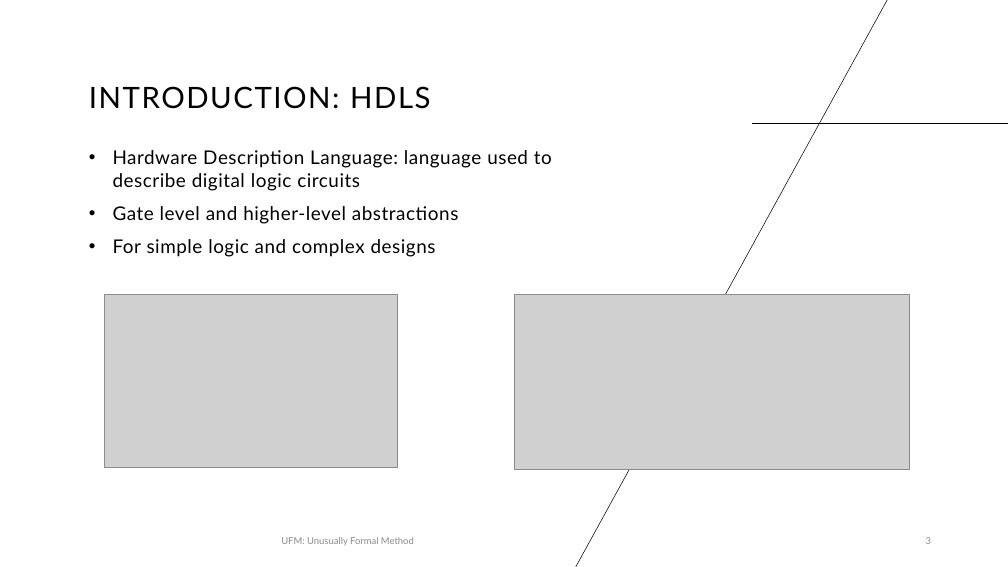
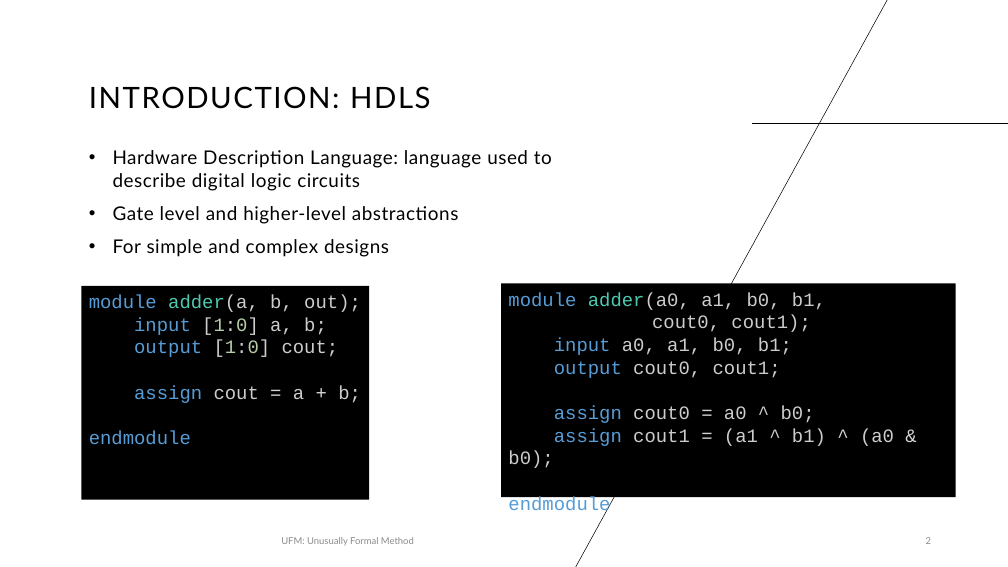
Before and after one commit to murrowow/verilog_program_verifier, a slide deck: slide 2 of Unusually Formal Method.pptx (slide 3 before the commit). Drawn at 1008x567 pixels with LibreOffice and Linux fonts; fonts in the diff are those of the drawing; grey boxes stand for pictures. Boxes give left, top, right and bottom in pixels: in the first picture for what was removed or moved away, otherwise in the second. Text is boxed around its words. In the diff, an @@ line names an element or a change of style, - is before the commit and + after.

```diff
--- a/Unusually Formal Method.pptx
+++ b/Unusually Formal Method.pptx
@@ text at <box>113,239,389,257</box>: text changed @@
-• For simple logic and complex designs
+• For simple and complex designs
@@ rectangle added at <box>82,286,370,500</box>, fill #000000, 18 pt, text #569CD6 @@
+module adder(a, b, out);
+input [1:0] a, b;
+output [1:0] cout;
+assign cout = a + b;
+endmodule
@@ picture removed at <box>104,295,399,468</box> @@
@@ rectangle added at <box>501,284,956,498</box>, fill #000000, 18 pt, text #CCCCCC @@
+module adder(a0, a1, b0, b1,
+cout0, cout1);
+input a0, a1, b0, b1;
+output cout0, cout1;
+assign cout0 = a0 ^ b0;
+assign cout1 = (a1 ^ b1) ^ (a0 & b0);
+endmodule
@@ picture removed at <box>515,295,909,470</box> @@
```
Also in this commit, not shown: 8 other slides changed, 1 slide added, 2 slides removed, 3 other files.
